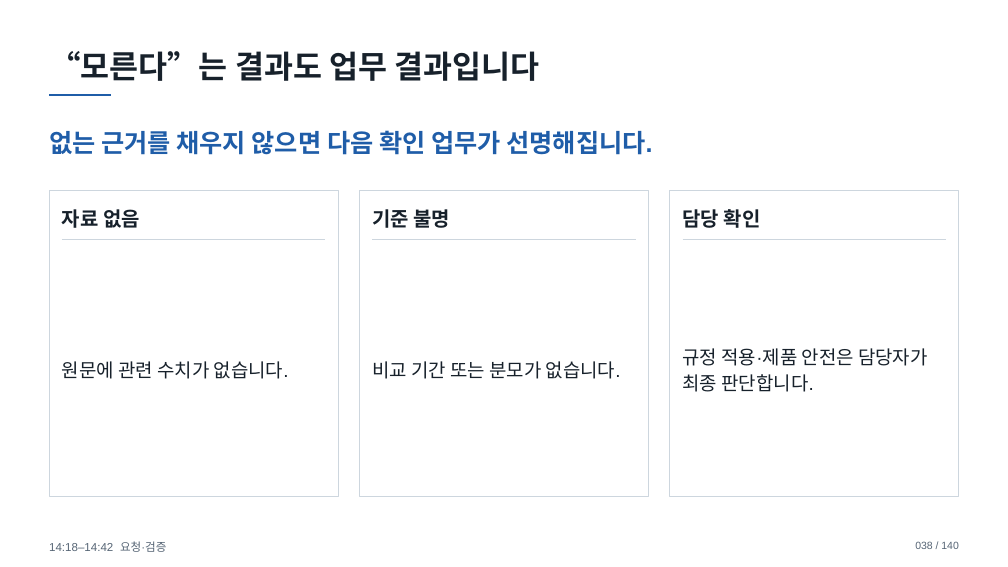
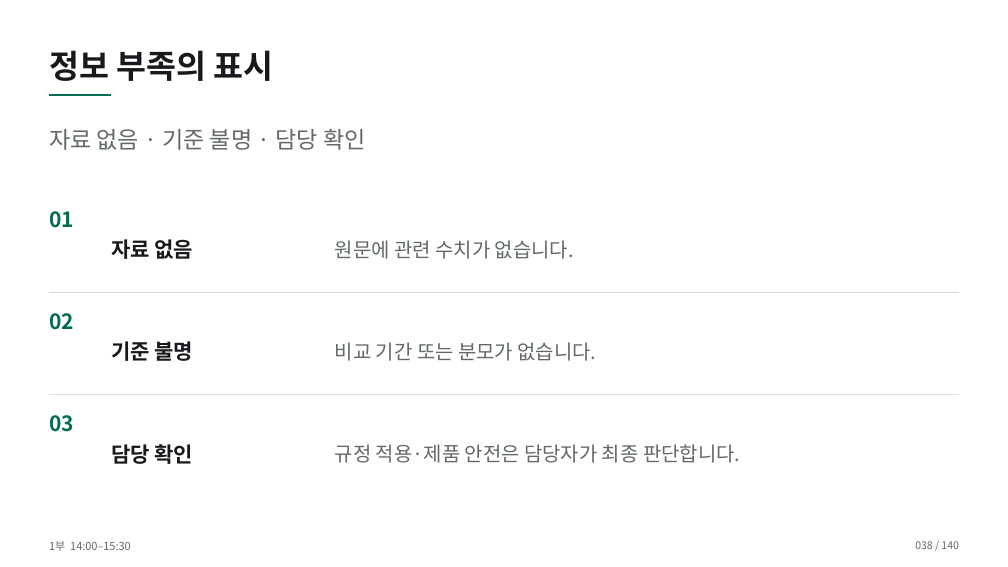
Before and after one commit to smilesjcha/how-to-work-better, a slide deck: slide 38 of lectures/20261007-daeryzen-ai-office/output/daeryzen-ai-office-20261007.pptx. Drawn at 1008x567 pixels with LibreOffice and Linux fonts; fonts in the diff are those of the drawing. Boxes give left, top, right and bottom in pixels: in the first picture for what was removed or moved away, otherwise in the second. Text is boxed around its words. In the diff, an @@ line names an element or a change of style, - is before the commit and + after.

```diff
--- a/lectures/20261007-daeryzen-ai-office/output/daeryzen-ai-office-20261007.pptx
+++ b/lectures/20261007-daeryzen-ai-office/output/daeryzen-ai-office-20261007.pptx
@@ text at (49, 50, 273, 81): text changed; size 30 to 31 pt; font Arial to Noto Sans CJK KR; text colour #17212B to #17191C @@
-“모른다”는 결과도 업무 결과입니다
+정보 부족의 표시
@@ line (49, 95) - (111, 95): stroke #1F5DA8 2.2 pt to #006C50 2.2 pt @@
@@ text at (49, 128, 365, 150): text changed; size 24 to 22 pt; font Arial to Noto Sans CJK KR; text colour #1F5DA8 to #62686B; bold off @@
-없는 근거를 채우지 않으면 다음 확인 업무가 선명해집니다.
+자료 없음 · 기준 불명 · 담당 확인
@@ rectangle removed at (49, 191, 338, 497) @@
@@ text "자료 없음": place and size @@
-text "자료 없음" at (62, 209, 140, 228)
+text "자료 없음" at (111, 239, 194, 259)
@@ size 18 to 19 pt, font Arial to Noto Sans CJK KR, text colour #17212B to #62686B; line spacing 1.15 to 1.12 in 3 elements at (335, 342, 597, 361), (335, 444, 740, 463), (335, 240, 574, 259) @@
@@ text "원문에 관련 수치가 없습니다.": place and size @@
-text "원문에 관련 수치가 없습니다." at (62, 361, 289, 379)
+text "원문에 관련 수치가 없습니다." at (335, 240, 574, 259)
@@ rectangle removed at (359, 191, 648, 497) @@
@@ rectangle removed at (670, 191, 959, 497) @@
@@ text added at (49, 211, 74, 228), 20 pt, text #006C50, bold @@
+01
@@ line removed from (62, 240) to (325, 240) @@
@@ line removed from (372, 240) to (636, 240) @@
@@ line removed from (683, 240) to (946, 240) @@
@@ line added from (49, 293) to (959, 293), #D9DDDE 1 pt @@
@@ text added at (49, 313, 74, 330), 20 pt, text #006C50, bold @@
+02
@@ text "기준 불명": place and size @@
-text "기준 불명" at (372, 209, 450, 228)
+text "기준 불명" at (111, 341, 194, 361)
@@ text "비교 기간 또는 분모가 없습니다.": place and size @@
-text "비교 기간 또는 분모가 없습니다." at (372, 361, 621, 379)
+text "비교 기간 또는 분모가 없습니다." at (335, 342, 597, 361)
@@ line added from (49, 395) to (959, 395), #D9DDDE 1 pt @@
@@ text added at (49, 415, 74, 432), 20 pt, text #006C50, bold @@
+03
@@ size 19 to 20 pt, font Arial to Noto Sans CJK KR, text colour #17212B to #17191C; line spacing 1.15 to 1.12; vertical alignment top to middle in 3 elements at (111, 239, 194, 259), (111, 341, 194, 361), (111, 444, 194, 464) @@
@@ text "담당 확인": place and size @@
-text "담당 확인" at (683, 209, 761, 228)
+text "담당 확인" at (111, 444, 194, 464)
@@ text "규정 적용·제품 안전은 담당자가 최종 ...": place and size @@
-text "규정 적용·제품 안전은 담당자가 최종 ..." at (683, 348, 928, 392)
+text "규정 적용·제품 안전은 담당자가 최종 ..." at (335, 444, 740, 463)
@@ text "038 / 140" at (915, 541, 958, 549): font Arial to Noto Sans CJK KR, text colour #566575 to #62686B; line spacing 1.15 to 1.12 @@
@@ text at (49, 541, 131, 551): text changed; size 11 to 10.5 pt; font Arial to Noto Sans CJK KR; text colour #566575 to #62686B @@
-14:18–14:42 요청·검증
+1부 14:00–15:30
```
Also in this commit, not shown: 138 other slides changed, 1 slide added, 1 slide removed, 21 other files.
